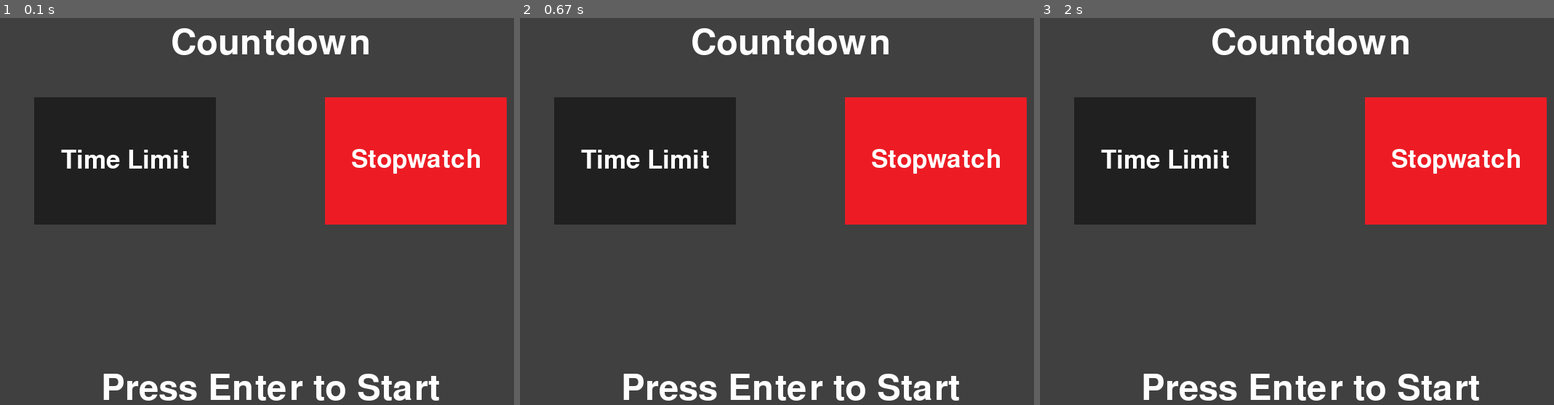
Above: before the commit, frames 1-3 (left to right).
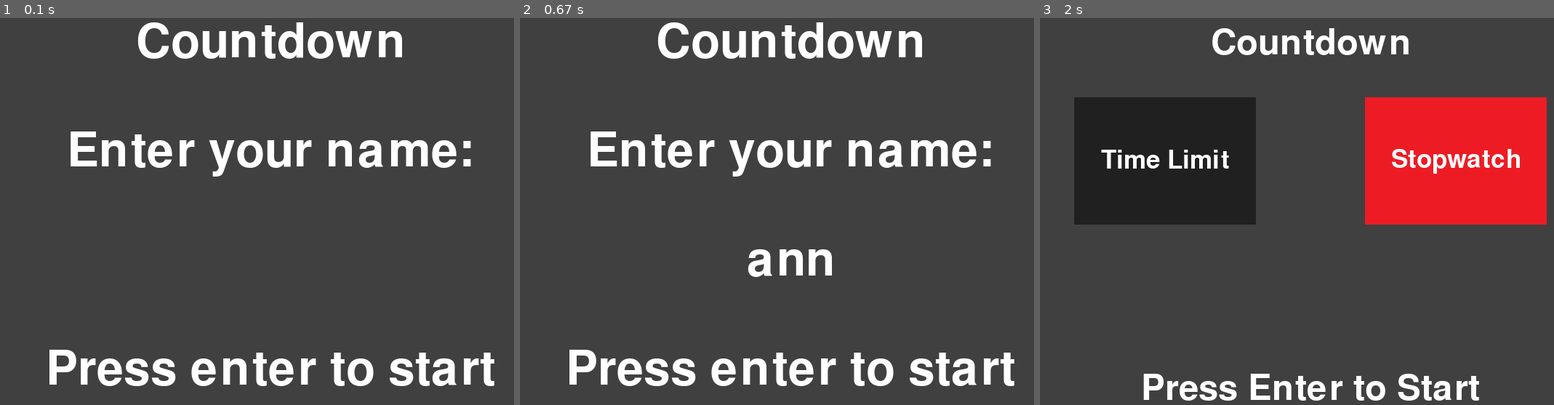
Above: after the commit, the same moments.

Repository: purpleysound/countdown
Game: pygame game, started from main.py
Two runs of this game, one before a commit and one after it. Both use one fixed random seed, a clock stepped at 60 frames per second and the inputs below.
Inputs:
- Up to frame 1 (0.1 s): no input
- Up to frame 2 (0.67 s): type "ann" at 0.33 s
- Up to frame 3 (2 s): tap Enter at 0.67, 0.88 s

The runs differ from the first frame. In frame 1, 30% of the frame differs, in the area x 6-99%, y 1-99%; in frame 2, 31%; in frame 3, nothing differs.

Commit message:
Asks for name before playing

Diff:
--- a/game.py
+++ b/game.py
@@ -31,6 +31,7 @@
 class GameScene(pygame_utils.Scene):
     def __init__(self, returned_values):
         super().__init__(returned_values)
+        self._return_values["username"] = returned_values["username"]
         self._numbers, self._target, self._solution = generate_numbers()
         self._original_numbers = self._numbers.copy()
         mode = returned_values["mode"] # 1 for stopwatch, -1 for time limit countdown
--- a/main.py
+++ b/main.py
@@ -1,6 +1,6 @@
 import pygame
 import pygame_utils
-from main_menu import MainMenuScene
+from name_entry import NameEntryScene
 
 DEFAULT_FONT_NAME = "Lucinda"
 DEFAULT_FONT_SIZE = 52
@@ -13,6 +13,6 @@
 if __name__ == "__main__":
     pygame.init()
     __scene_handler = pygame_utils.SceneHandler(title = "Countdown Numbers Game")  # please dont use this anywhere else <3
-    __scene_handler.set_scene(MainMenuScene())
+    __scene_handler.set_scene(NameEntryScene())
     __scene_handler.run()
     pygame.quit()
--- a/main_menu.py
+++ b/main_menu.py
@@ -28,8 +28,9 @@
 
 
 class MainMenuScene(pygame_utils.Scene):
-    def __init__(self, returned_values={}):
+    def __init__(self, returned_values):
         super().__init__(returned_values)
+        self._username = returned_values["username"]
         self._title = _DEFAULT_FONT.render("Countdown", True, _DEFAULT_TEXT_COLOR)
         self._title_rect = self._title.get_rect(center=(400, 50))
 
@@ -115,5 +116,6 @@
             pygame_utils.ReturnValues.NEXT_SCENE: game.GameScene,
             "mode": self._mode,
             "difficulty": self._difficulty,
+            "username": self._username
         }
         self._ended = True
--- /dev/null
+++ b/name_entry.py
@@ -0,0 +1,56 @@
+import pygame
+import pygame_utils
+from main_menu import MainMenuScene
+
+_DEFAULT_FONT_NAME = "Lucinda"
+_DEFAULT_FONT_SIZE = 96
+_DEFAULT_FONT = pygame.font.SysFont(_DEFAULT_FONT_NAME, _DEFAULT_FONT_SIZE)
+_DEFAULT_TEXT_COLOR = (255, 255, 255)
+_DEFAULT_BACKGROUND_COLOR = (64, 64, 64)
+
+class NameEntryScene(pygame_utils.Scene):
+    def __init__(self, returned_values={}):
+        super().__init__(returned_values)
+        self._name = ""
+
+        self._title_text = _DEFAULT_FONT.render("Countdown", True, _DEFAULT_TEXT_COLOR)
+        self._title_text_rect = self._title_text.get_rect(center=(400, 50))
+
+        self._enter_text = _DEFAULT_FONT.render("Enter your name:", True, _DEFAULT_TEXT_COLOR)
+        self._enter_text_rect = self._enter_text.get_rect(center=(400, 200))
+
+        self._update_name_text()
+
+        self._press_enter_text = _DEFAULT_FONT.render("Press enter to start", True, _DEFAULT_TEXT_COLOR)
+        self._press_enter_text_rect = self._press_enter_text.get_rect(center=(400, 500))
+
+    def _update_name_text(self):
+        self._name_text = _DEFAULT_FONT.render(self._name, True, _DEFAULT_TEXT_COLOR)
+        self._name_text_rect = self._name_text.get_rect(center=(400, 350))
+
+    def update(self, dt):
+        pass
+
+    def draw(self, screen):
+        screen.fill(_DEFAULT_BACKGROUND_COLOR)
+        screen.blit(self._title_text, self._title_text_rect)
+        screen.blit(self._enter_text, self._enter_text_rect)
+        screen.blit(self._name_text, self._name_text_rect)
+        screen.blit(self._press_enter_text, self._press_enter_text_rect)
+
+    def handle_event(self, event):
+        if event.type == pygame.KEYDOWN:
+            if event.key == pygame.K_BACKSPACE:
+                self._name = self._name[:-1]
+            elif event.key == pygame.K_RETURN:
+                self._end_scene()
+            else:
+                self._name += event.unicode
+            self._update_name_text()
+
+    def _end_scene(self):
+        if self._name == "":
+            return
+        self._return_values = {pygame_utils.ReturnValues.NEXT_SCENE: MainMenuScene,
+                               "username": self._name}
+        self._ended = True
